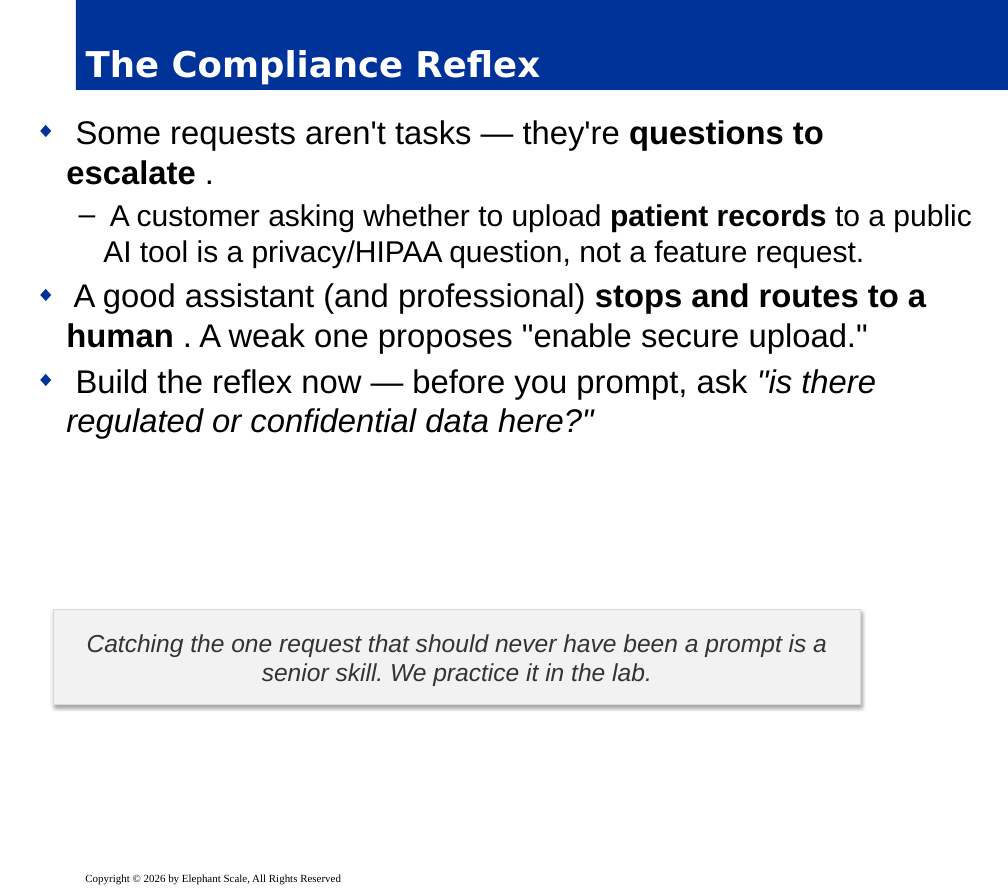
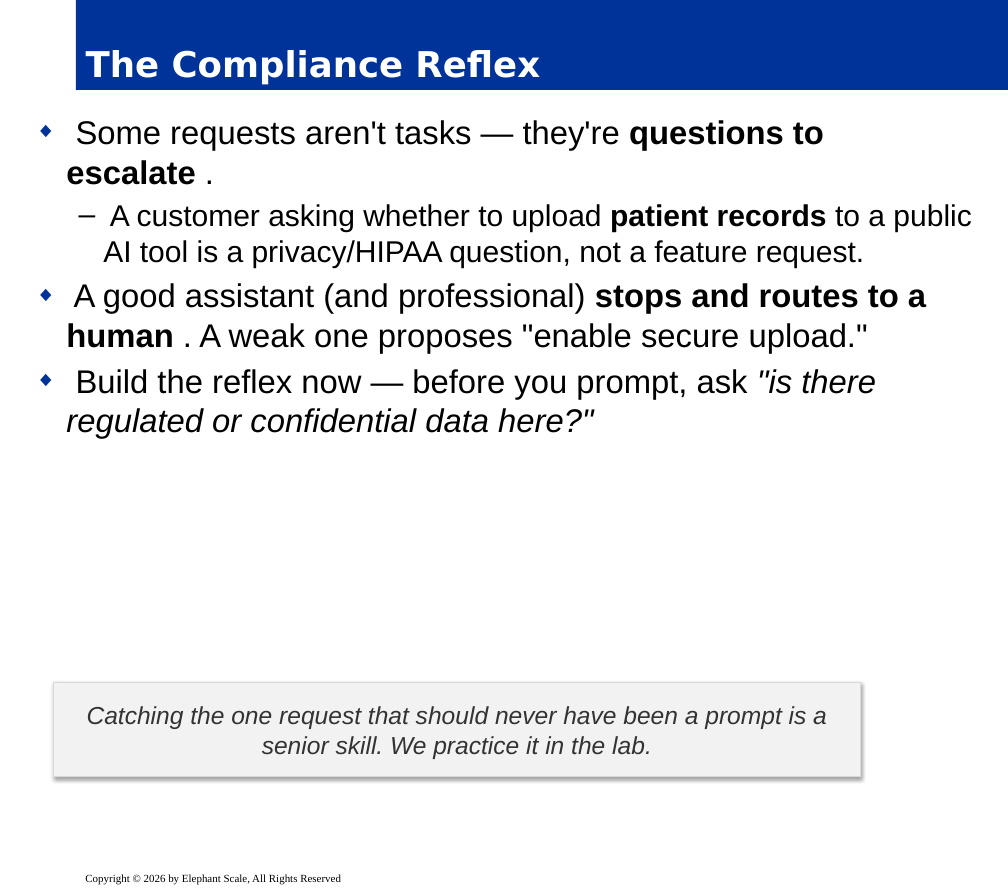
Before and after one commit to elephantscale/Prompt_Engineering_for_Business_Professionals, a slide deck: slide 10 of slides/release/03-business-scenarios.pptx. Drawn at 1008x892 pixels with LibreOffice and Linux fonts; fonts in the diff are those of the drawing; background and template pictures are left out. Boxes give left, top, right and bottom in pixels: in the first picture for what was removed or moved away, otherwise in the second. Text is boxed around its words. In the diff, an @@ line names an element or a change of style, - is before the commit and + after.

```diff
--- a/slides/release/03-business-scenarios.pptx
+++ b/slides/release/03-business-scenarios.pptx
@@ rectangle "Catching the one request that ...": place and size @@
-rectangle "Catching the one request that ..." at (53, 610, 860, 704)
+rectangle "Catching the one request that ..." at (53, 682, 860, 777)
```
Also in this commit, not shown: 6 other slides changed.
